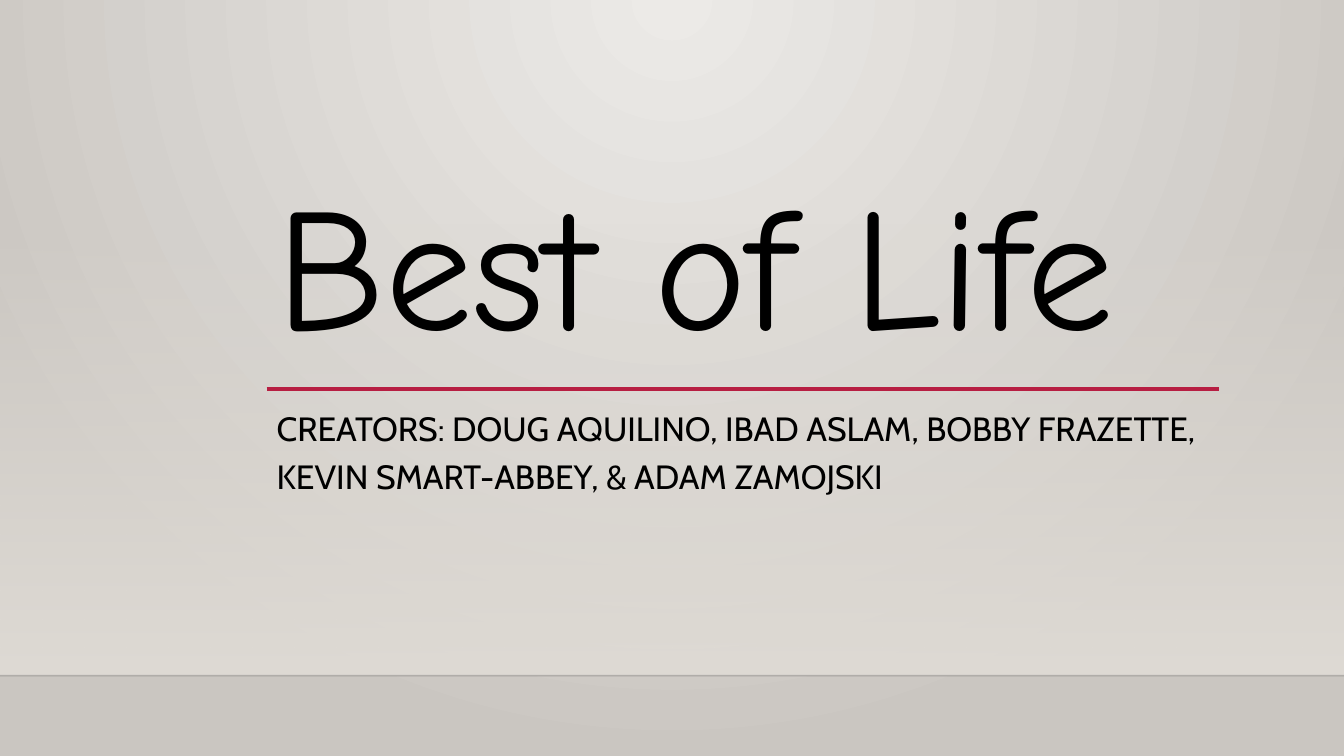
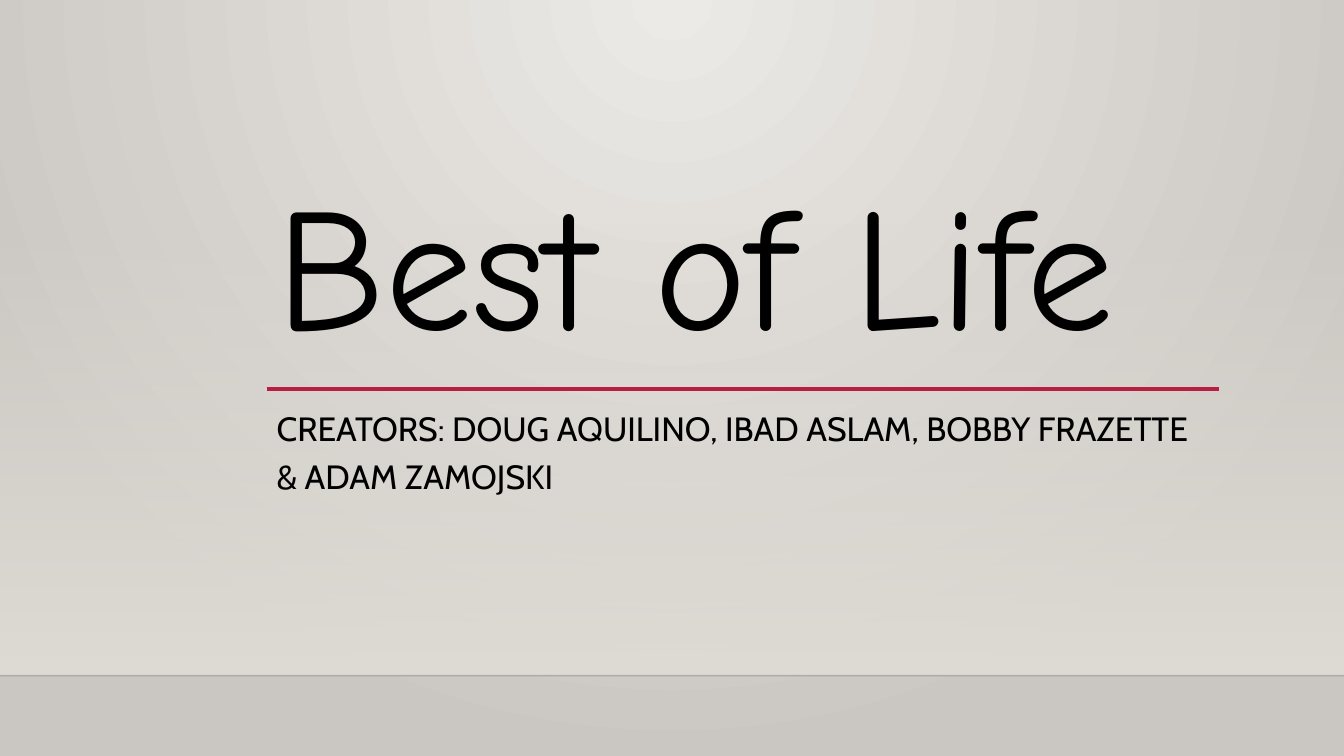
Before and after one commit to ajzamojski/Best-of-Life, a slide deck: slide 1 of Best of Life Presentation.pptx. Drawn at 1344x756 pixels with LibreOffice and Linux fonts; fonts in the diff are those of the drawing; background and template pictures are left out. Boxes give left, top, right and bottom in pixels: in the first picture for what was removed or moved away, otherwise in the second. Text is boxed around its words. In the diff, an @@ line names an element or a change of style, - is before the commit and + after.

```diff
--- a/Best of Life Presentation.pptx
+++ b/Best of Life Presentation.pptx
@@ subtitle at (277,417,1188,495): text changed @@
-CREATORS: DOUG AQUILINO, IBAD ASLAM, BOBBY FRAZETTE, KEVIN SMART-ABBEY, & ADAM ZAMOJSKI
+CREATORS: DOUG AQUILINO, IBAD ASLAM, BOBBY FRAZETTE & ADAM ZAMOJSKI
```
Also in this commit, not shown: 3 other slides changed, 1 other file.
